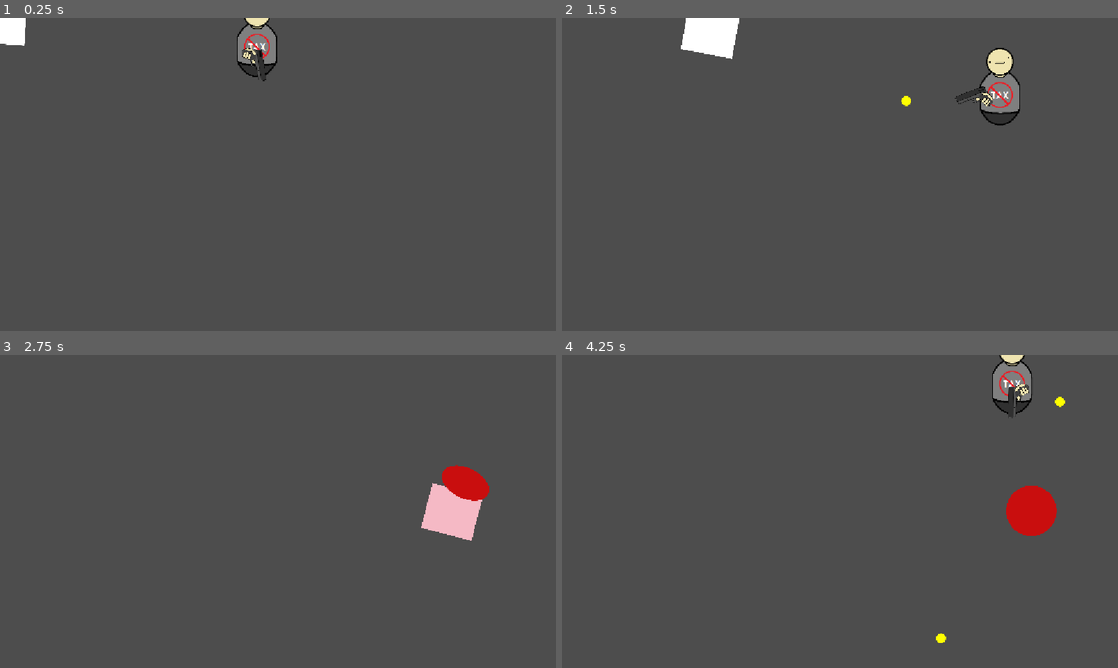
Above: before the commit, frames 1-4 (two rows, left to right).
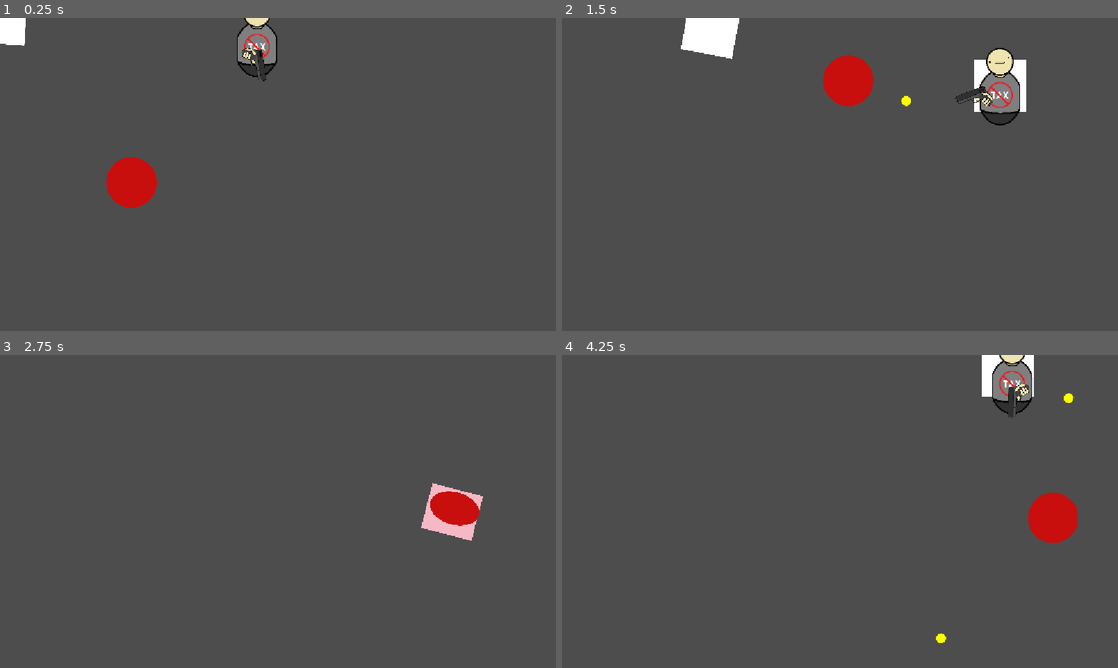
Above: after the commit, the same moments.

Repository: chiefpat450119/GMTK-2026
Game: Godot game, scene res://scenes/test/winter_test_scene.tscn
The game is run twice, just before and just after one commit, with the same random seed, the same clock (stepped at 60 frames per second) and the same inputs. This scene is started directly instead of the project's main scene.
Inputs (mouse positions are in pixels of both pictures, inside the frame that each line leads up to):
- Up to frame 1 (0.25 s): no input
- Up to frame 2 (1.5 s): move the mouse to (962, 158) at 0.52 s; hold D (Right) 0.53-1.28 s; click (962, 158) at 0.6 s; move the mouse to (728, 190) at 1.27 s; hold S (Down) from 1.28 s (still down); click (728, 190) at 1.35 s
- Up to frame 3 (2.75 s): move the mouse to (333, 442) at 2.02 s; release S (Down) at 2.03 s; hold D (Right) from 2.03 s (still down); click (333, 442) at 2.1 s
- Up to frame 4 (4.25 s): move the mouse to (812, 574) at 2.77 s; release D (Right) at 2.78 s; hold W (Up) 2.78-3.53 s; click (812, 574) at 2.85 s; move the mouse to (1006, 558) at 3.52 s; hold A (Left) from 3.53 s (still down); click (1006, 558) at 3.6 s

The runs differ from the first frame. In frame 1, 1.2% of the frame differs, in the area x 19-29%, y 44-61%; in frame 2, 1.7%; in frame 3, 1.4%; in frame 4, 1.8%, in the area x 75-93%, y 0-60%.

Commit message:
Rename bash enemy and add melee

Diff:
--- a/scenes/entities/enemies/bash_enemy.gd
+++ b/scenes/entities/enemies/bash_enemy.gd
@@ -1,4 +1,4 @@
-class_name MeleeEnemy
+class_name BashEnemy
 extends Enemy
 
 const ROTATION_SPEED := 12.0  # Radians per second the body turns to face the player
--- /dev/null
+++ b/scenes/entities/enemies/melee_enemy.gd
@@ -0,0 +1,22 @@
+class_name MeleeEnemy
+extends Enemy
+
+@export var attack_cd: float
+@export var hurtbox: Area2D
+
+@onready var attack_cooldown := Cooldown.new(attack_cd)
+
+func _ready() -> void:
+	hurtbox.body_entered.connect(_on_hurtbox_body_entered)
+
+func _physics_process(_delta: float) -> void:
+	move_towards_player(1)
+
+func _on_hurtbox_body_entered(body: Node2D) -> void:
+	if not body is Player:
+		return
+
+	if not attack_cooldown.is_done():
+		return
+
+	hit(1)
--- /dev/null
+++ b/scenes/entities/enemies/melee_enemy.tscn
@@ -0,0 +1,42 @@
+[gd_scene format=3 uid="uid://cw8l1thf35u38"]
+
+[ext_resource type="Script" uid="uid://nvjvpqlhmrcl" path="res://scenes/entities/enemies/melee_enemy.gd" id="1_pi613"]
+[ext_resource type="Texture2D" uid="uid://o7lp6gj5jdn1" path="res://assets/square.png" id="2_d5vmj"]
+[ext_resource type="Script" uid="uid://lajktjxbrn2c" path="res://components/movement_component.gd" id="3_1d37s"]
+[ext_resource type="Resource" uid="uid://l8rdrn5s8wak" path="res://resources/stats/global_enemy_stats/global_enemy_speed.tres" id="4_5ajpc"]
+[ext_resource type="Script" uid="uid://c1mak22ii3tpp" path="res://components/atk_component.gd" id="5_o334c"]
+[ext_resource type="Resource" uid="uid://dxy7pi8tp1v4k" path="res://resources/stats/global_enemy_stats/global_enemy_atk.tres" id="6_4gxjr"]
+
+[sub_resource type="RectangleShape2D" id="RectangleShape2D_hitbx"]
+size = Vector2(140, 112)
+
+[node name="Enemy" type="CharacterBody2D" unique_id=2072227410 node_paths=PackedStringArray("hurtbox", "movement", "atk")]
+script = ExtResource("1_pi613")
+attack_cd = 1.0
+hurtbox = NodePath("Area2D")
+movement = NodePath("MovementComponent")
+atk = NodePath("AtkComponent")
+metadata/_custom_type_script = "uid://bpy0krfc3lfl3"
+
+[node name="Sprite2D" type="Sprite2D" parent="." unique_id=853140976]
+scale = Vector2(0.25, 0.25)
+texture = ExtResource("2_d5vmj")
+
+[node name="MovementComponent" type="Node" parent="." unique_id=604904058 node_paths=PackedStringArray("body")]
+script = ExtResource("3_1d37s")
+body = NodePath("..")
+speed_stat = ExtResource("4_5ajpc")
+base_speed = 600.0
+metadata/_custom_type_script = "uid://lajktjxbrn2c"
+
+[node name="AtkComponent" type="Node" parent="." unique_id=692120435]
+script = ExtResource("5_o334c")
+atk_stat = ExtResource("6_4gxjr")
+metadata/_custom_type_script = "uid://c1mak22ii3tpp"
+
+[node name="Area2D" type="Area2D" parent="." unique_id=955698249]
+monitoring = false
+
+[node name="CollisionShape2D" type="CollisionShape2D" parent="Area2D" unique_id=700788753]
+position = Vector2(-1, 0)
+shape = SubResource("RectangleShape2D_hitbx")
--- a/scenes/test/winter_test_scene.tscn
+++ b/scenes/test/winter_test_scene.tscn
@@ -3,6 +3,7 @@
 [ext_resource type="PackedScene" uid="uid://bf7dmrn86nwtg" path="res://scenes/entities/enemies/bash_enemy.tscn" id="1_pppcc"]
 [ext_resource type="PackedScene" uid="uid://cnt7cah78t0v5" path="res://scenes/entities/player/player.tscn" id="2_ia5xm"]
 [ext_resource type="PackedScene" uid="uid://dsh7ter2enmy0" path="res://scenes/entities/enemies/shooter_enemy.tscn" id="3_ia5xm"]
+[ext_resource type="PackedScene" uid="uid://cw8l1thf35u38" path="res://scenes/entities/enemies/melee_enemy.tscn" id="4_xvwyp"]
 
 [node name="WinterTestScene" type="Node2D" unique_id=512743553]
 
@@ -12,4 +13,10 @@
 [node name="Enemy" parent="." unique_id=2072227410 instance=ExtResource("1_pppcc")]
 
 [node name="ShooterEnemy" parent="." unique_id=1311473883 instance=ExtResource("3_ia5xm")]
-position = Vector2(442, -250)
+position = Vector2(192, 436)
+shoot_interval = 1.0
+wait_interval = 0.0
+accel = 10.0
+
+[node name="Enemy2" parent="." unique_id=1164396065 instance=ExtResource("4_xvwyp")]
+position = Vector2(464, -272)
Not shown, added: scenes/entities/enemies/melee_enemy.gd.uid
